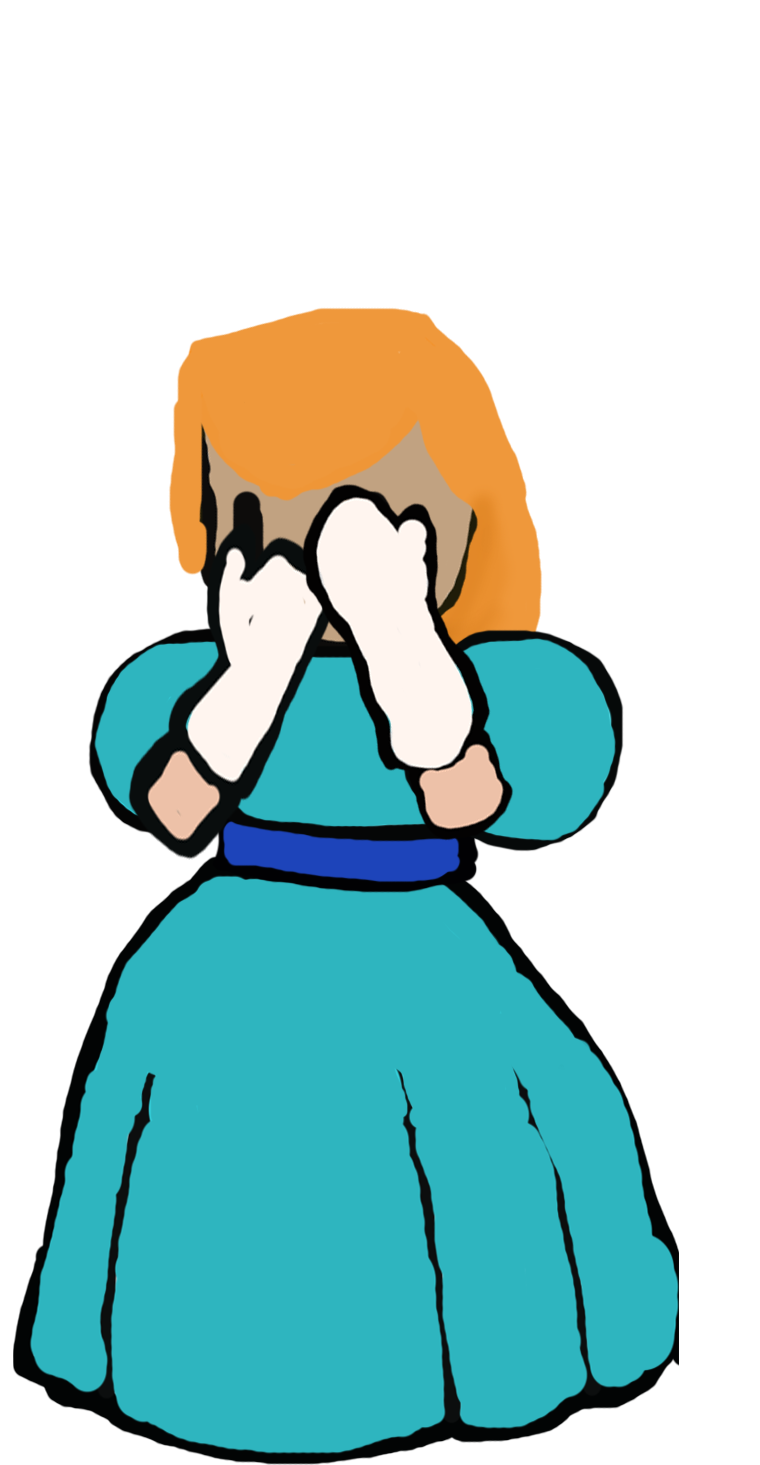
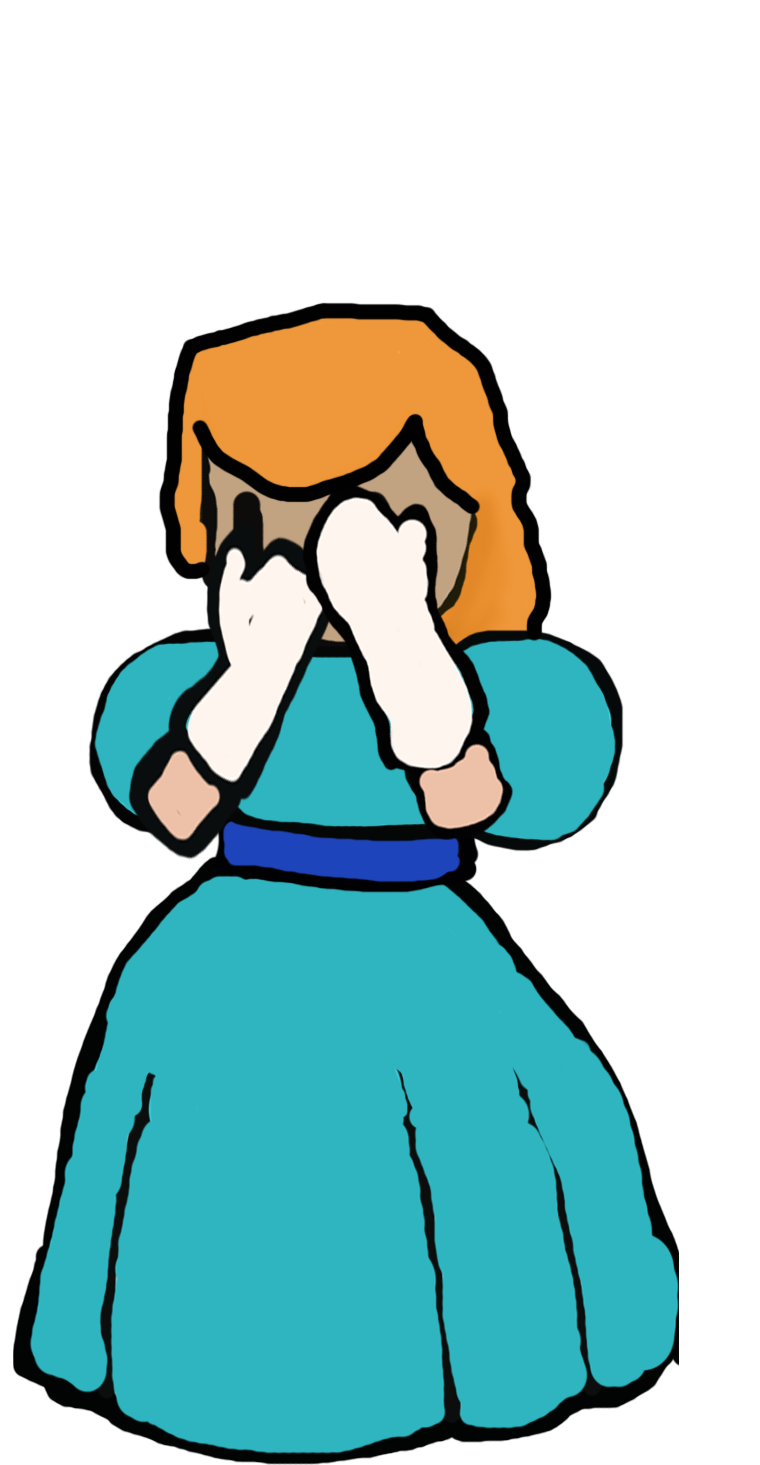
Two versions of the same layered image (760px x 1465px). Layer-by-layer changes:
painted on "Forearm_Left" over [158, 302, 552, 642]
